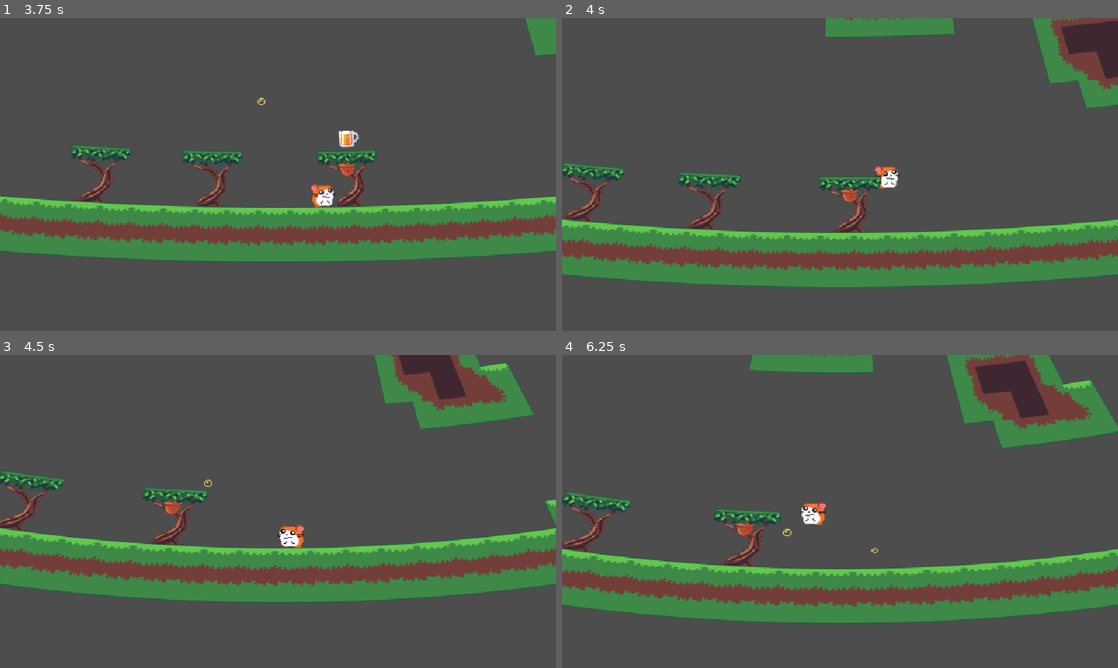
Above: before the commit, frames 1-4 (two rows, left to right).
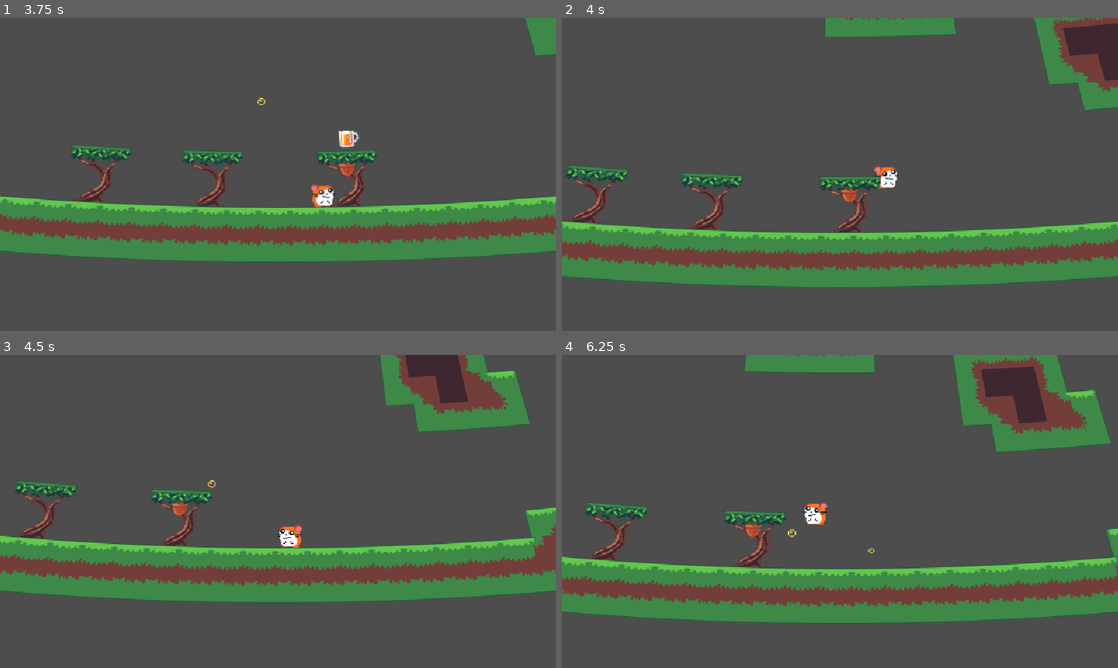
Above: after the commit, the same moments.

Repository: Codex112008/GMTK-2025-Game-Jam
Game: Godot game, scene res://Scenes/Game.tscn
Same seed, same stepped clock (60 frames per second), same inputs: the game is played once before the commit and once after it.
Inputs:
- Up to frame 1 (3.75 s): hold D (right) 0.53-2.03 s; tap Space (jump) at 0.77, 1.52, 3.02 s; hold A (left) 2.03-2.78 s; hold D (right) from 2.78 s (still down)
- Up to frame 2 (4 s): keep holding D (right); tap Space (jump) at 3.77 s
- Up to frame 3 (4.5 s): release D (right) at 4.28 s; hold A (left) from 4.28 s (still down)
- Up to frame 4 (6.25 s): tap Space (jump) at 4.52, 6.02 s; release A (left) at 5.03 s; hold D (right) 5.03-5.78 s; hold A (left) from 5.78 s (still down)

Frame 1 is identical in both runs. In frame 2, 4.3% of the frame differs, in the area x 0-100%, y 0-85%; in frame 3, 9.3%; in frame 4, 10%, in the area x 0-100%, y 0-86%.

Commit message:
small pushes

Diff:
--- a/Scenes/Beer.tscn
+++ b/Scenes/Beer.tscn
@@ -31,7 +31,7 @@
 collision_layer = 255
 collision_mask = 255
 script = ExtResource("1_d2pg4")
-beer_strength = 1.5
+beer_strength = 0.25
 camera_offset_amount = 3.0
 
 [node name="AnimatedSprite2D" type="AnimatedSprite2D" parent="."]
Not shown: 1 places in Scenes/Game.tscn that only renumber resources
Not shown: 1 places in Scenes/Player.tscn that only renumber resources
